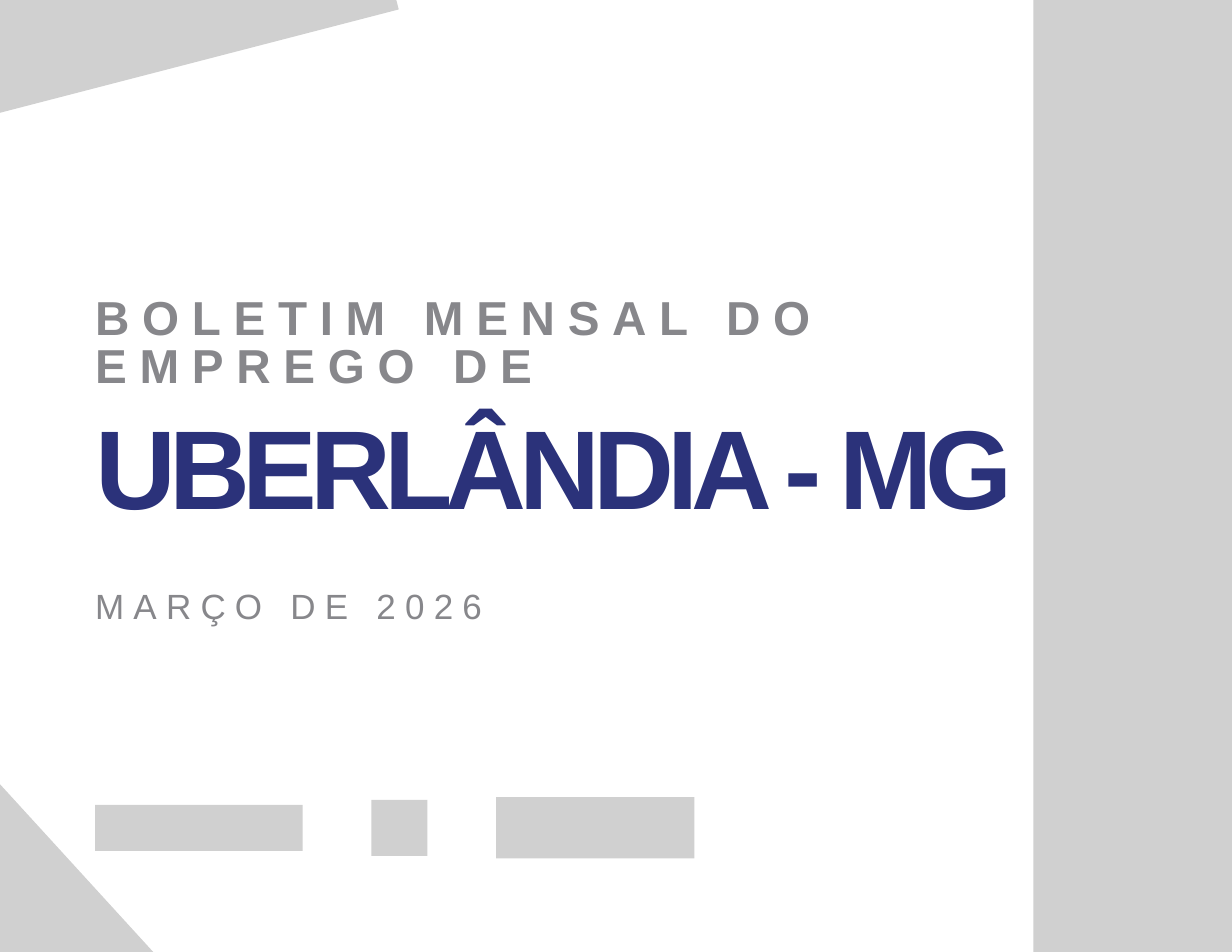
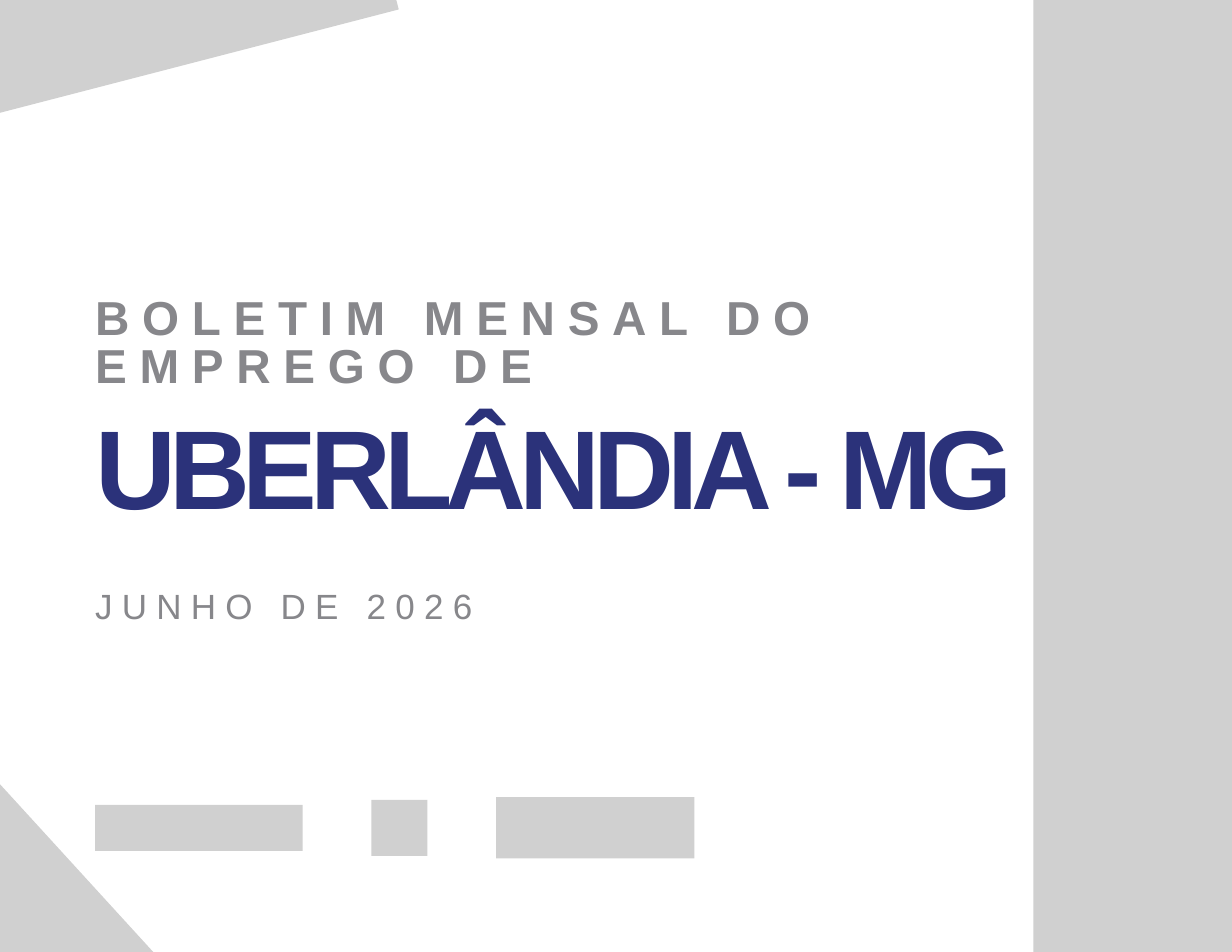
Before and after one commit to welbertomas/novo-caged-dashboard-udi, a slide deck: slide 1 of boletim/Boletim Mensal do Mercado de Trabalho.pptx. Drawn at 1232x952 pixels with LibreOffice and Linux fonts; fonts in the diff are those of the drawing; grey boxes stand for pictures; background and template pictures are left out. Boxes give left, top, right and bottom in pixels: in the first picture for what was removed or moved away, otherwise in the second. Text is boxed around its words. In the diff, an @@ line names an element or a change of style, - is before the commit and + after.

```diff
--- a/boletim/Boletim Mensal do Mercado de Trabalho.pptx
+++ b/boletim/Boletim Mensal do Mercado de Trabalho.pptx
@@ text at [95, 594, 473, 619]: text changed @@
-MARÇO DE 2026
+JUNHO DE 2026
```
Also in this commit, not shown: 5 other files.
